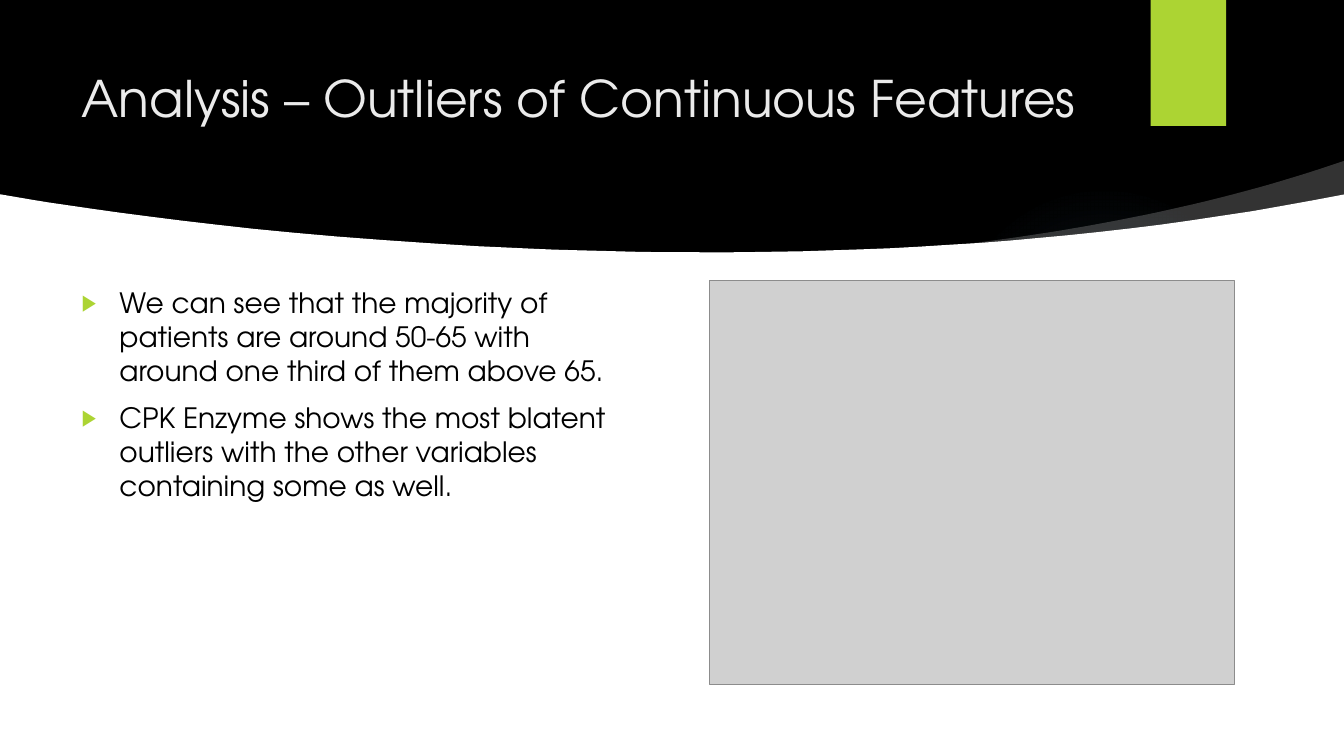
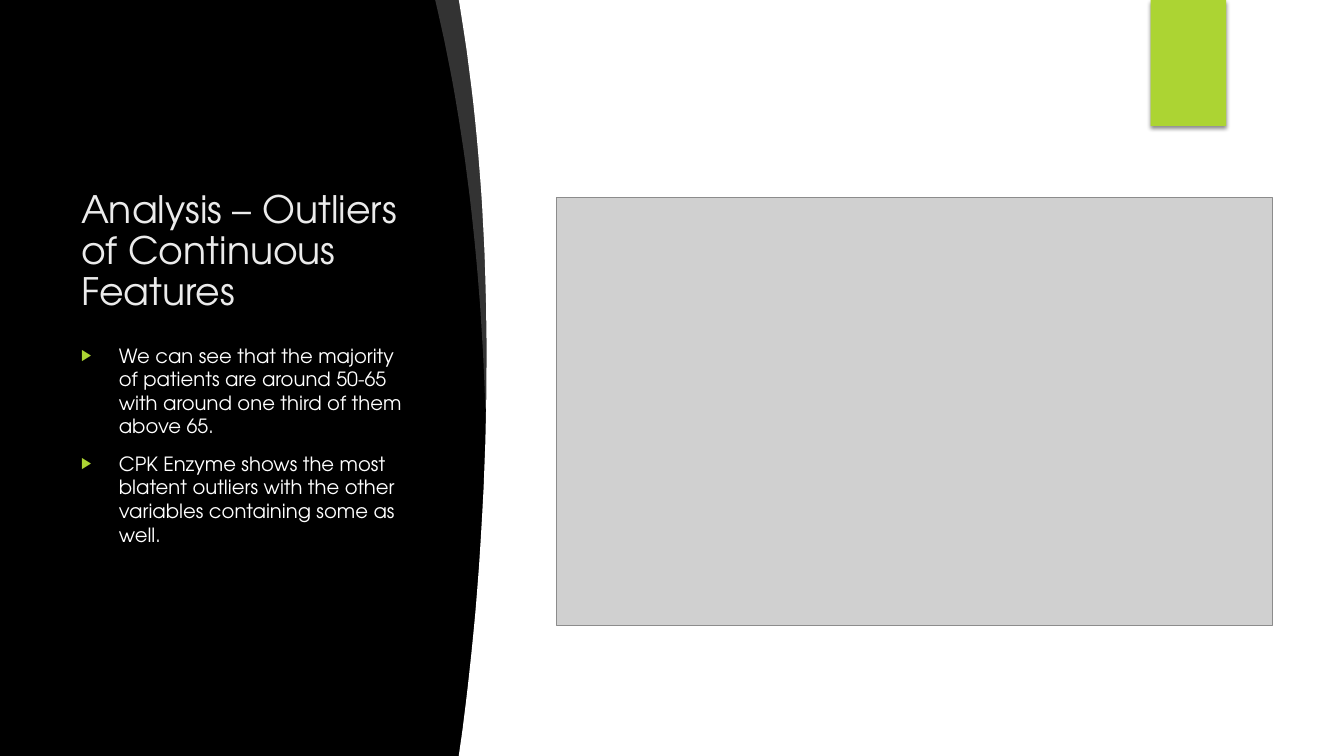
Before and after one commit to TylerYinAnderson/Heart-Failure-Predictions, a slide deck: slide 4 of Heart Failure Predictions Presentation.pptx. Drawn at 1344x756 pixels with LibreOffice and Linux fonts; fonts in the diff are those of the drawing; grey boxes stand for pictures; background and template pictures are left out. Boxes give left, top, right and bottom in pixels: in the first picture for what was removed or moved away, otherwise in the second. Text is boxed around its words. In the diff, an @@ line names an element or a change of style, - is before the commit and + after.

```diff
--- a/Heart Failure Predictions Presentation.pptx
+++ b/Heart Failure Predictions Presentation.pptx
@@ freeform shape added at bbox=[436, 0, 497, 409], fill #FFFFFF at 20% opacity @@
@@ freeform shape added at bbox=[459, 0, 607, 756], fill #FFFFFF @@
@@ rectangle: place and size @@
-rectangle at bbox=[0, 433, 1344, 756]
+rectangle at bbox=[511, 0, 1344, 756]
@@ rectangle removed at bbox=[1150, 0, 1226, 126] @@
@@ rectangle added at bbox=[1150, 0, 1226, 126], fill #ACD433 @@
@@ title "Analysis – Outliers of Continuous ...": place and size @@
-title "Analysis – Outliers of Continuous ..." at bbox=[82, 79, 1075, 127]
+title "Analysis – Outliers of Continuous ..." at bbox=[81, 194, 397, 306]
@@ title "Analysis – Outliers of Continuous ..." at bbox=[81, 194, 397, 306]: size 36 to 27 pt; vertical alignment top to bottom @@
@@ freeform shape removed at bbox=[962, 161, 1344, 252] @@
@@ freeform shape removed at bbox=[0, 195, 1344, 503] @@
@@ picture: place and size @@
-picture at bbox=[710, 281, 1234, 685]
+picture at bbox=[557, 198, 1272, 625]
@@ ellipse removed at bbox=[949, 185, 1259, 495] @@
@@ text "We can see that the ...": place and size @@
-text "We can see that the ..." at bbox=[119, 292, 606, 502]
+text "We can see that the ..." at bbox=[119, 348, 402, 543]
@@ text "We can see that the ..." at bbox=[119, 348, 402, 543]: size 20 to 14 pt, text colour #000000 to #FFFFFF @@
```
Also in this commit, not shown: 1 other slide changed, 2 other files.
